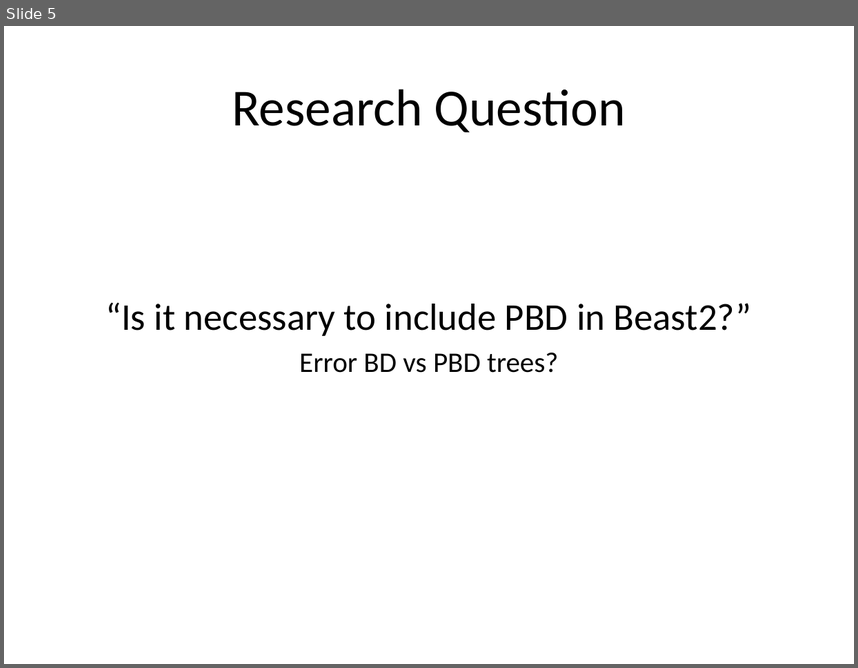
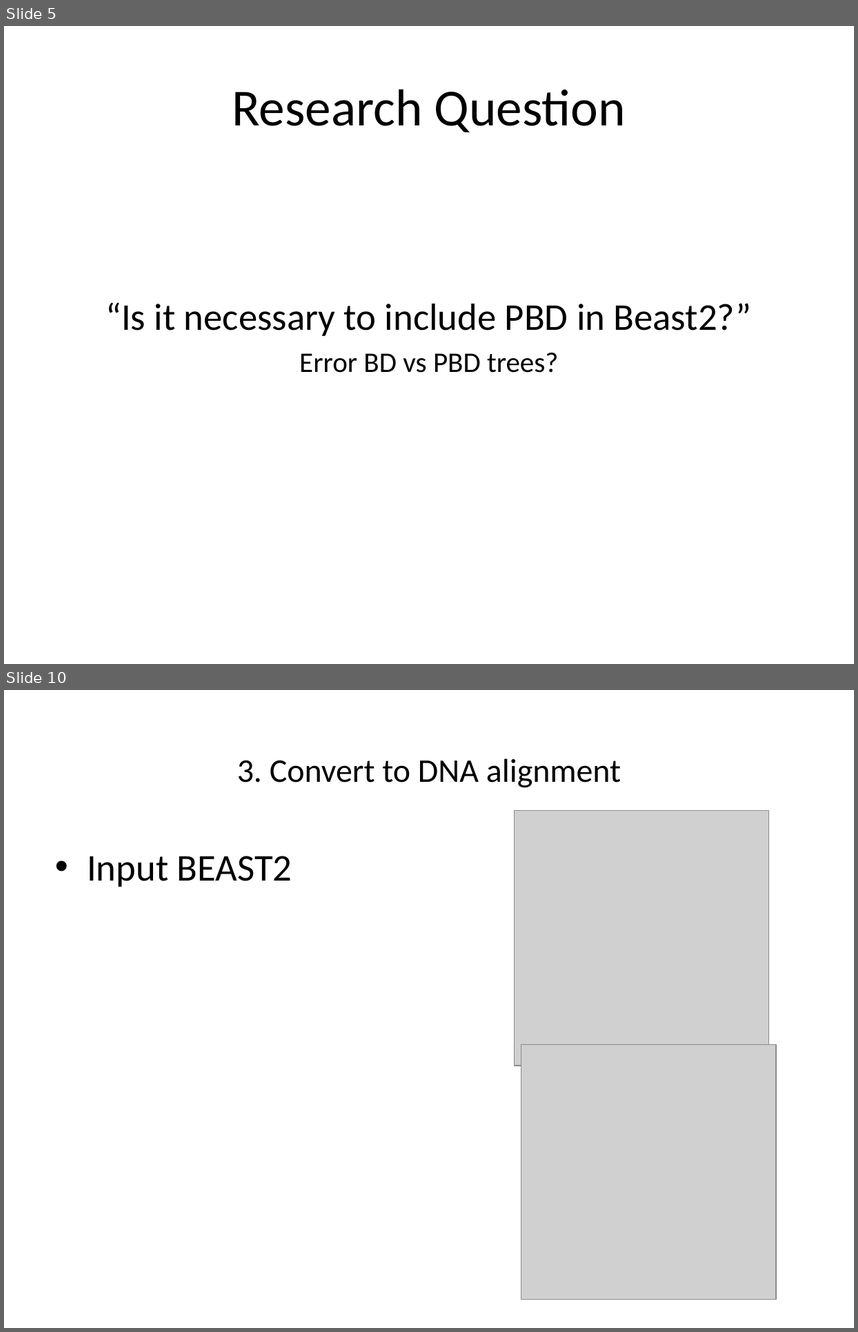
Before and after one commit to richelbilderbeek/Cer2016, a slide deck: doc/Cer2016_Femke Thon & Jolien Gay_V1.0.pptx. Shown one above the other, each under a label of ours: slide 5 before the commit, slides 5 and 10 after it; the slides between them are not shown. The pictures are 858x668 and 858x1332 pixels, drawn with LibreOffice and Linux fonts; fonts in the diff are those of the drawing; grey boxes stand for pictures. Boxes give left, top, right and bottom in pixels: in the first picture for what was removed or moved away, otherwise in the second. Text is boxed around its words. In the diff, an @@ line names an element or a change of style, - is before the commit and + after.

```diff
--- a/doc/Cer2016_Femke Thon & Jolien Gay_V1.0.pptx
+++ b/doc/Cer2016_Femke Thon & Jolien Gay_V1.0.pptx
@@ slide 10 added at bbox=[4, 690, 854, 1328], background #FFFFFF @@
@@ title added at bbox=[237, 758, 621, 788], 28 pt, text #000000 @@
+  3. Convert to DNA alignment
@@ picture added at bbox=[514, 811, 769, 1066] @@
@@ text added at bbox=[87, 856, 292, 887], 32 pt, text #000000 @@
+• Input BEAST2
@@ picture added at bbox=[521, 1045, 776, 1299] @@
```
Also in this commit, not shown: 4 slides changed, 4 other slides added, 1 slide removed, 1 other file.
